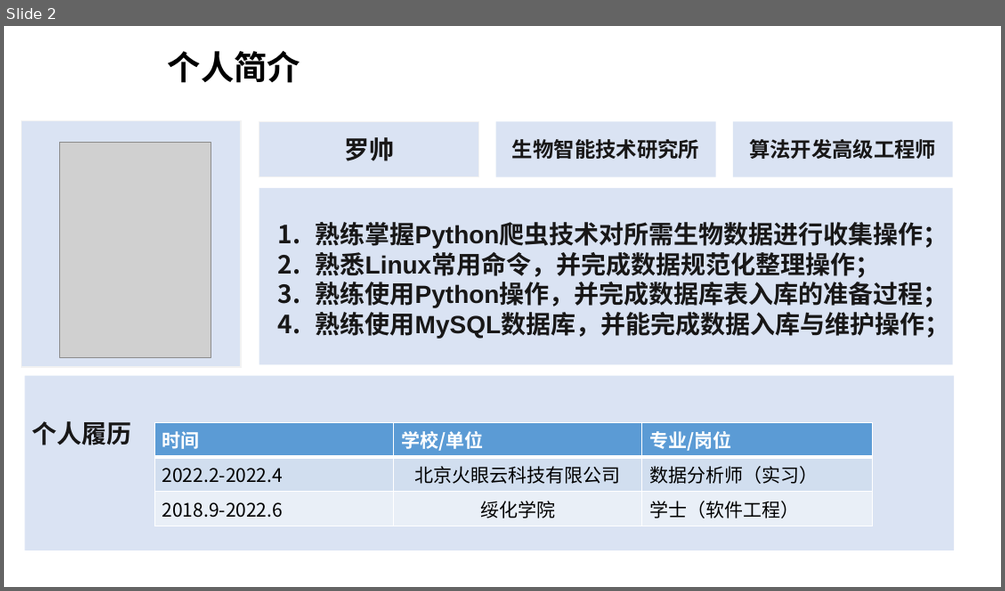
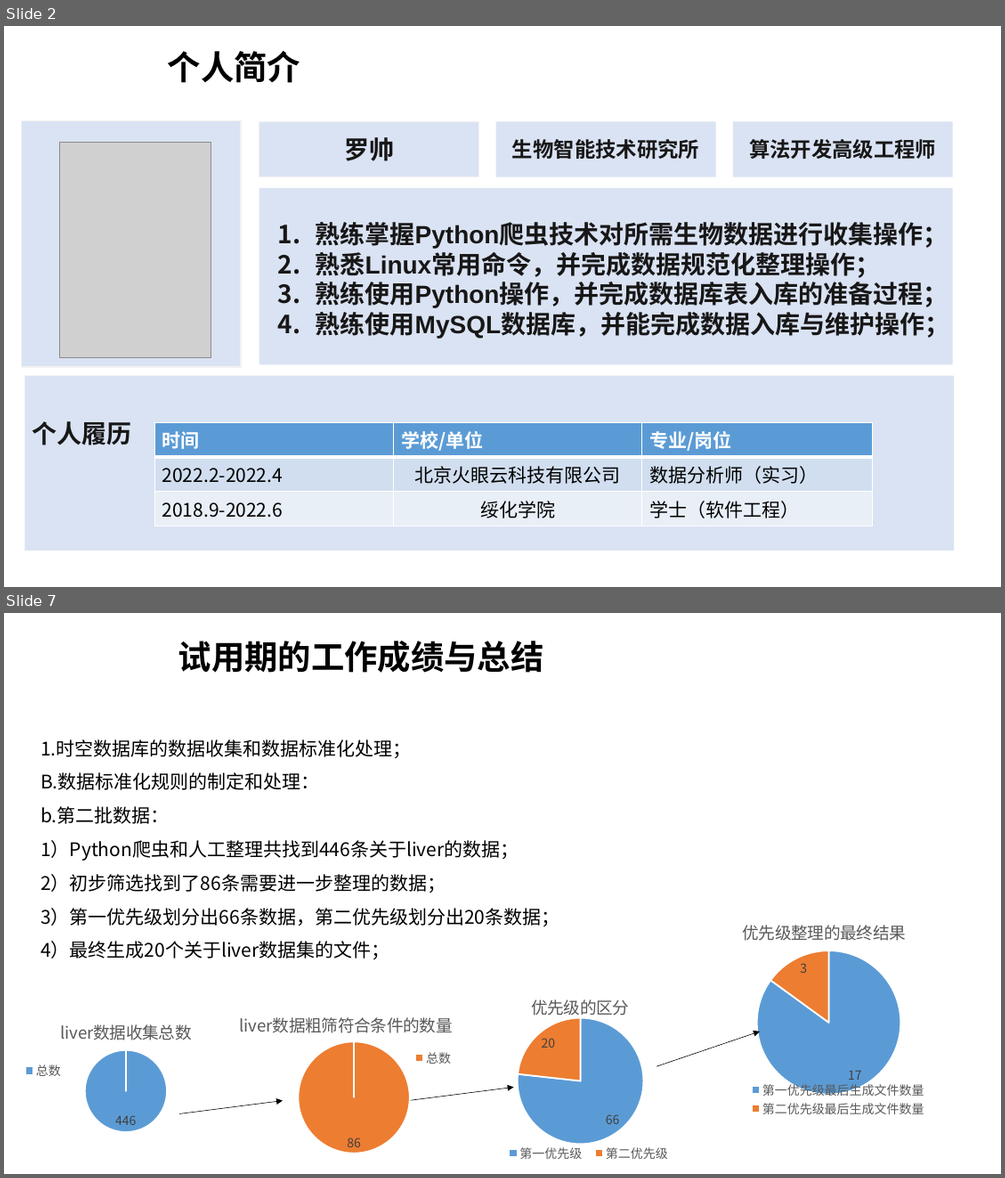
Before and after one commit to duolaxiaoshuai/first_work, a slide deck: Work_documents/罗帅_时空数据库数据整理及入库.pptx. Shown one above the other, each under a label of ours: slide 2 before the commit, slides 2 and 7 after it; the slides between them are not shown. The pictures are 1005x591 and 1005x1178 pixels, drawn with LibreOffice and Linux fonts; fonts in the diff are those of the drawing; grey boxes stand for pictures; background and template pictures are left out. Boxes give left, top, right and bottom in pixels: in the first picture for what was removed or moved away, otherwise in the second. Text is boxed around its words. In the diff, an @@ line names an element or a change of style, - is before the commit and + after.

```diff
--- a/Work_documents/罗帅_时空数据库数据整理及入库.pptx
+++ b/Work_documents/罗帅_时空数据库数据整理及入库.pptx
@@ slide 7 added at (4, 613, 1001, 1174), background picture (left out) @@
@@ text added at (178, 641, 544, 673), 32 pt, text #000000, bold @@
+试用期的工作成绩与总结
@@ text added at (40, 739, 559, 959), 18 pt, text #000000 @@
+1.时空数据库的数据收集和数据标准化处理；
+B.数据标准化规则的制定和处理：
+b.第二批数据：
+1）Python爬虫和人工整理共找到446条关于liver的数据；
+2）初步筛选找到了86条需要进一步整理的数据；
+3）第一优先级划分出66条数据，第二优先级划分出20条数据；
+4）最终生成20个关于liver数据集的文件；
@@ pie chart added at (657, 872, 1001, 1135) @@
+title "优先级整理的最终结果  "
+categories: 第一优先级最后生成文件数量, 第二优先级最后生成文件数量
+Series 1: 17, 3
@@ pie chart added at (432, 966, 729, 1174) @@
+title "优先级的区分 "
+categories: 第一优先级, 第二优先级
+Series 1: 66, 20
@@ pie chart added at (4, 1001, 285, 1174) @@
+title "liver数据收集总数 "
+categories: 总数
+Series 1: 446
@@ pie chart added at (190, 992, 518, 1174) @@
+title "liver数据粗筛符合条件的数量 "
+categories: 总数
+Series 1: 86
@@ arrow added from (657, 1066) to (760, 1031), #000000 0.5 pt @@
@@ arrow added from (411, 1100) to (514, 1087), #000000 0.5 pt @@
@@ arrow added from (179, 1114) to (283, 1101), #000000 0.5 pt @@
```
Also in this commit, not shown: 5 slides changed, 4 other slides added, 5 slides removed.
